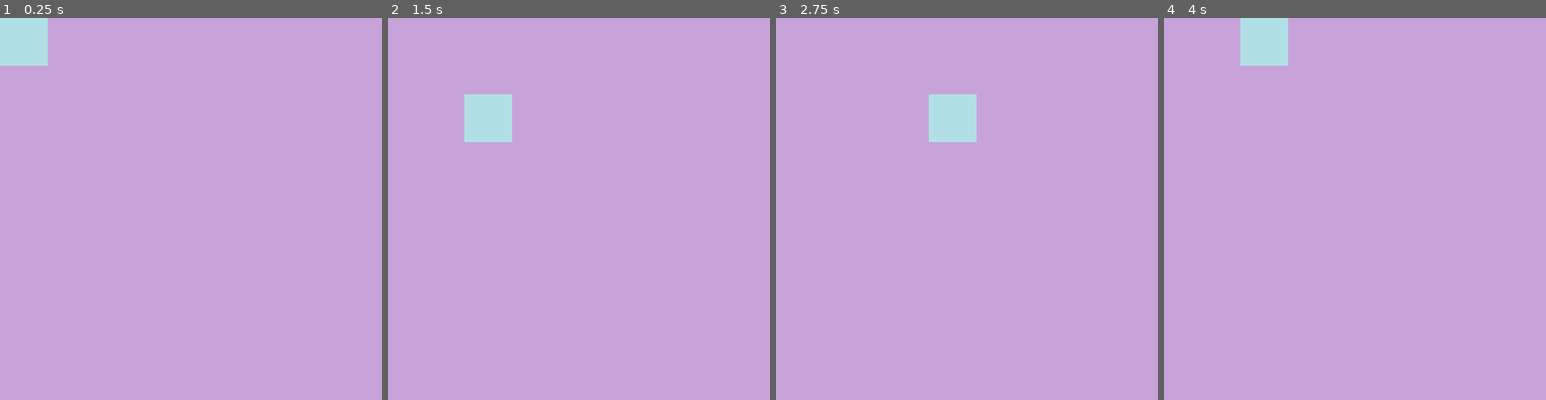
Above: before the commit, frames 1-4 (left to right).
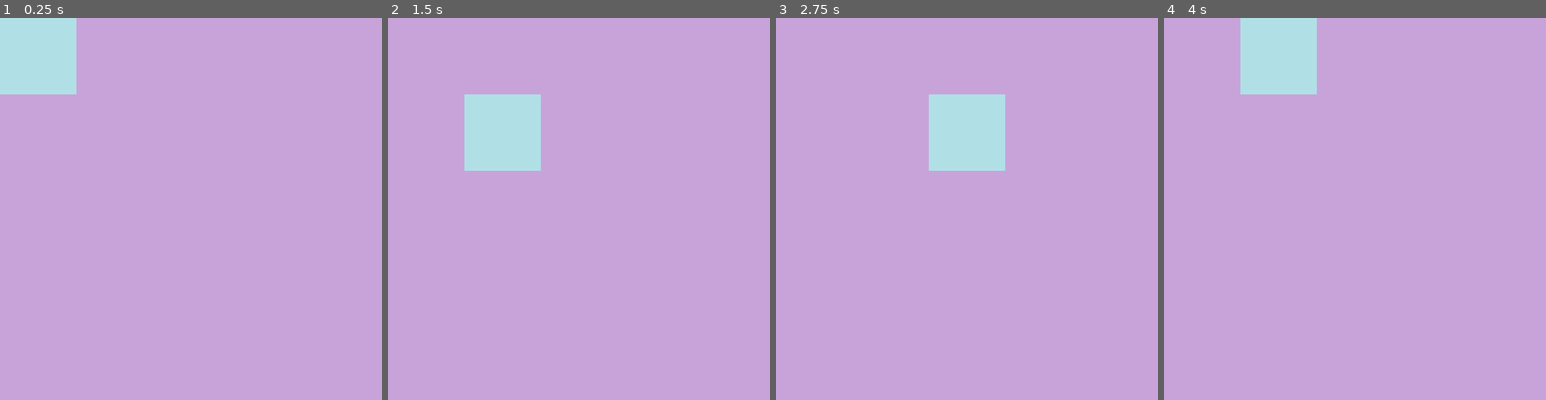
Above: after the commit, the same moments.

Repository: yifan-lee/ATB_Tower_Climber
Game: Godot game, scene res://scenes/game.tscn
The game is run twice, just before and just after one commit, with the same random seed, the same clock (stepped at 60 frames per second) and the same inputs. The project has no main scene, so this scene is started directly.
Inputs:
- Up to frame 1 (0.25 s): no input
- Up to frame 2 (1.5 s): tap Enter at 0.5 s; hold Right (ui_right) 0.53-1.28 s; tap Space at 1.25 s; hold Down (ui_down) from 1.28 s (still down)
- Up to frame 3 (2.75 s): tap Enter at 2 s; release Down (ui_down) at 2.03 s; hold Right (ui_right) from 2.03 s (still down)
- Up to frame 4 (4 s): tap Space at 2.75 s; release Right (ui_right) at 2.78 s; hold Up (ui_up) 2.78-3.53 s; tap Enter at 3.5 s; hold Left (ui_left) from 3.53 s (still down)

The runs differ from the first frame. In frame 1, 2.4% of the frame differs, in the area x 0-20%, y 0-20%; in frame 2, 2.4%; in frame 3, 2.4%; in frame 4, 2.4%.

Commit message:
add CollisionShape2D to player

Diff:
--- /dev/null
+++ b/entities/enemies/Monster1.tscn
@@ -0,0 +1,8 @@
+[gd_scene format=3 uid="uid://bu3jrh244lpqn"]
+
+[node name="Monster1" type="Area2D" unique_id=616903997]
+
+[node name="ColorRect" type="ColorRect" parent="." unique_id=1615167782]
+offset_right = 40.0
+offset_bottom = 40.0
+color = Color(0.4117647, 0.43137255, 0.4509804, 1)
--- a/entities/player/Player.tscn
+++ b/entities/player/Player.tscn
@@ -1,11 +1,18 @@
 [gd_scene format=3 uid="uid://4ativjv3wmjo"]
 
 [ext_resource type="Script" uid="uid://w2go3lnmd7n2" path="res://scripts/player_map.gd" id="1_mab2k"]
+
+[sub_resource type="RectangleShape2D" id="RectangleShape2D_frjq3"]
+size = Vector2(64, 64)
 
 [node name="Player" type="Area2D" unique_id=1850533975]
 script = ExtResource("1_mab2k")
 
 [node name="ColorRect" type="ColorRect" parent="." unique_id=1943866640]
-offset_right = 40.0
-offset_bottom = 40.0
+offset_right = 64.0
+offset_bottom = 64.0
 color = Color(0.6901961, 0.8784314, 0.9019608, 1)
+
+[node name="CollisionShape2D" type="CollisionShape2D" parent="." unique_id=539588130]
+position = Vector2(32, 32)
+shape = SubResource("RectangleShape2D_frjq3")
--- a/scenes/game.tscn
+++ b/scenes/game.tscn
@@ -7,9 +7,4 @@
 
 [node name="World" parent="." unique_id=545263436 instance=ExtResource("1_yqjtg")]
 
-[node name="Floor" type="ColorRect" parent="World" unique_id=1862298255]
-offset_right = 320.0
-offset_bottom = 320.0
-color = Color(0.78431374, 0.6392157, 0.85490197, 1)
-
 [node name="Player" parent="World" unique_id=1850533975 instance=ExtResource("1_uwrxv")]
--- a/scenes/map/world.tscn
+++ b/scenes/map/world.tscn
@@ -1,3 +1,8 @@
 [gd_scene format=3 uid="uid://c115cr5ya0hef"]
 
 [node name="World" type="Node2D" unique_id=545263436]
+
+[node name="Floor" type="ColorRect" parent="." unique_id=232449562]
+offset_right = 320.0
+offset_bottom = 320.0
+color = Color(0.78431374, 0.6392157, 0.85490197, 1)
